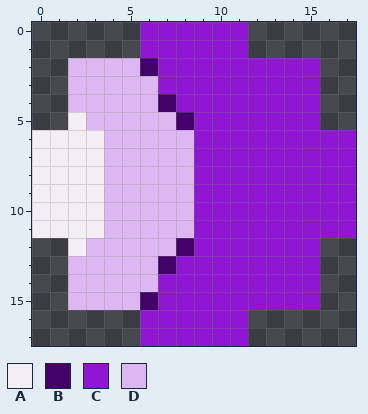
One commit to this pixel-art sprite: Game/data/enemyprojectile_6.png. That is the earlier state.
The file is 90x90 pixels, drawn in blocks of 5x5; one block is one cell here. Colours within 5 levels of each other are drawn and written as one.
Palette (. is transparent): A #f3eef6  B #430269  C #8f17d4  D #dcb7f2
Pixels before, first column x 0:
 0 ......CCCCCC......
 1 ......CCCCCC......
 2 ..DDDDBCCCCCCCCC..
 3 ..DDDDDCCCCCCCCC..
 4 ..DDDDDBCCCCCCCC..
 5 ..ADDDDDBCCCCCCC..
 6 AAAADDDDDCCCCCCCCC
 7 AAAADDDDDCCCCCCCCC
 8 AAAADDDDDCCCCCCCCC
 9 AAAADDDDDCCCCCCCCC
10 AAAADDDDDCCCCCCCCC
11 AAAADDDDDCCCCCCCCC
12 ..ADDDDDBCCCCCCC..
13 ..DDDDDBCCCCCCCC..
14 ..DDDDDCCCCCCCCC..
15 ..DDDDBCCCCCCCCC..
16 ......CCCCCC......
17 ......CCCCCC......
And afterwards:
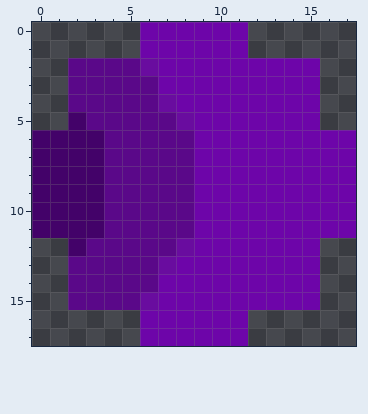
From old to new:
Colour A changes from #f3eef6 to #430269.
Colour B changes from #430269 to #690c9f.
Colour C changes from #8f17d4 to #6d05a9.
Colour D changes from #dcb7f2 to #5a0889.
